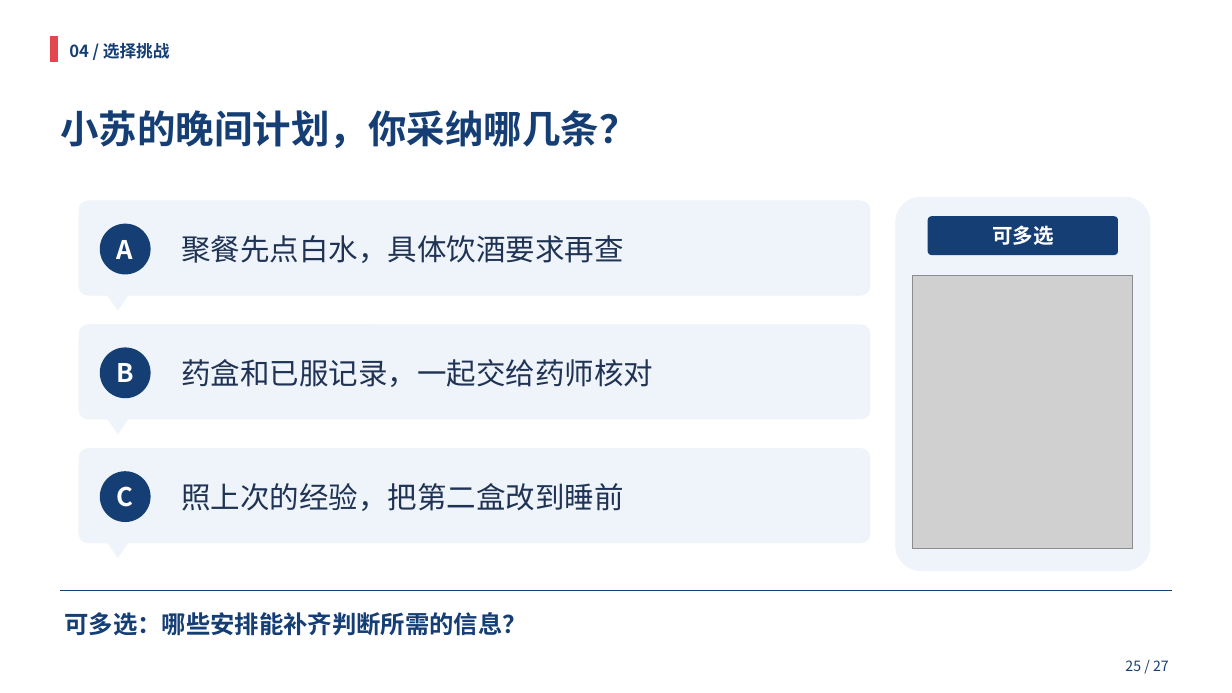
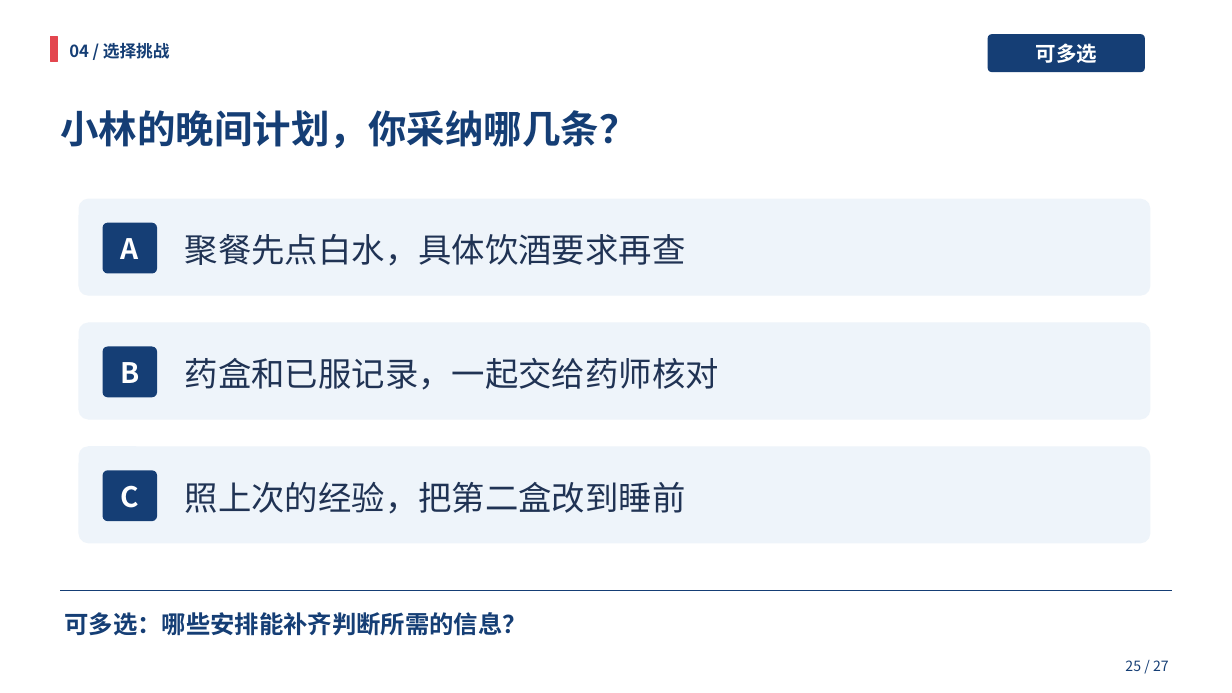
Before and after one commit to HOU-snowyfly/PPTbuilder, a slide deck: slide 25 of 交付文件/合理用药_双人35分钟.pptx. Drawn at 1232x693 pixels with LibreOffice and Linux fonts; fonts in the diff are those of the drawing; grey boxes stand for pictures. Boxes give left, top, right and bottom in pixels: in the first picture for what was removed or moved away, otherwise in the second. Text is boxed around its words. In the diff, an @@ line names an element or a change of style, - is before the commit and + after.

```diff
--- a/交付文件/合理用药_双人35分钟.pptx
+++ b/交付文件/合理用药_双人35分钟.pptx
@@ rounded rectangle: place and size @@
-rounded rectangle at (928, 216, 1118, 255)
+rounded rectangle at (988, 34, 1145, 72)
@@ text "可多选": place and size @@
-text "可多选" at (992, 225, 1053, 245)
+text "可多选" at (1036, 43, 1097, 63)
@@ text at (60, 110, 637, 148): text changed @@
-小苏的晚间计划，你采纳哪几条？
+小林的晚间计划，你采纳哪几条？
@@ rounded rectangle: place and size @@
-rounded rectangle at (79, 201, 871, 296)
+rounded rectangle at (79, 199, 1151, 296)
@@ rounded rectangle removed at (896, 197, 1151, 571) @@
@@ triangle removed at (106, 294, 129, 311) @@
@@ picture removed at (913, 275, 1133, 549) @@
@@ rounded rectangle: place and size @@
-rounded rectangle at (79, 324, 871, 420)
+rounded rectangle at (79, 323, 1151, 420)
@@ triangle removed at (106, 418, 129, 434) @@
@@ rounded rectangle: place and size @@
-rounded rectangle at (79, 448, 871, 543)
+rounded rectangle at (79, 446, 1151, 543)
@@ size 20 to 22 pt in 3 elements at (121, 238, 139, 259), (120, 362, 139, 383), (121, 485, 140, 508) @@
@@ 3 rounded rectangles: place and size @@
-3 rounded rectangles at (100, 224, 151, 522)
+3 rounded rectangles at (103, 223, 157, 521)
@@ ellipse to rounded rectangle in 3 elements at (103, 223, 157, 274), (103, 347, 157, 397), (103, 470, 157, 521) @@
@@ size 23 to 26 pt in 3 elements at (185, 234, 686, 266), (185, 358, 719, 390), (185, 482, 686, 514) @@
@@ triangle removed at (106, 542, 129, 558) @@
```
Also in this commit, not shown: 22 other slides changed, 1 slide added, 1 other file.
